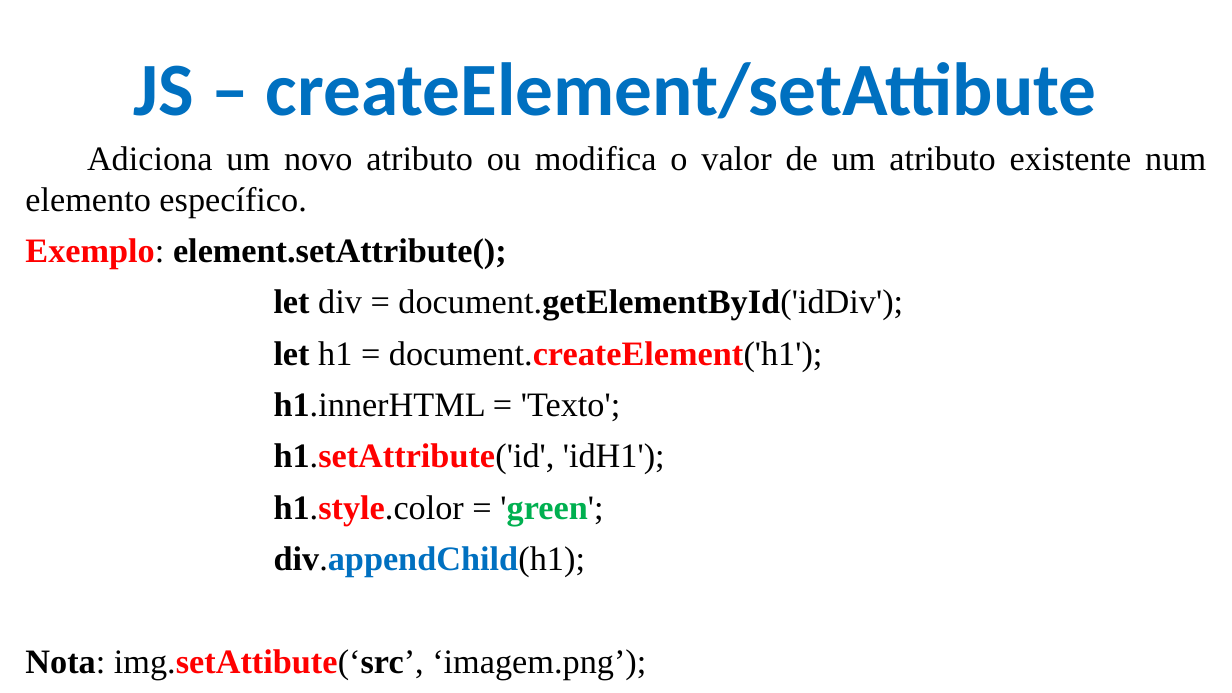
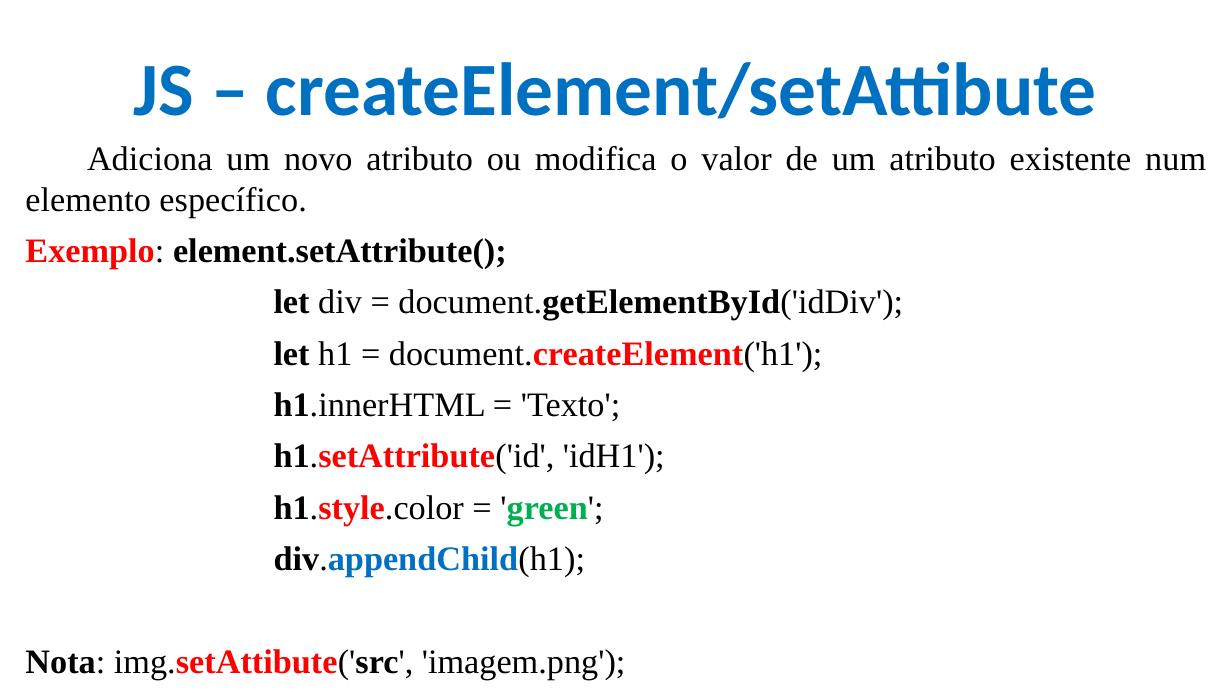
Before and after one commit to CloudEducationBrazil/WydenDesenvolvimentoWebPHP, a slide deck: slide 36 of 01 Classes/Aula 10 Desenvolvimento Web PHP - JS.pptx. Drawn at 1232x693 pixels with LibreOffice and Linux fonts; fonts in the diff are those of the drawing; background and template pictures are left out. Boxes give left, top, right and bottom in pixels: in the first picture for what was removed or moved away, otherwise in the second. Text is boxed around its words. In the diff, an @@ line names an element or a change of style, - is before the commit and + after.

Commit message:
Ajustes slides 11102023

```diff
--- a/01 Classes/Aula 10 Desenvolvimento Web PHP - JS.pptx
+++ b/01 Classes/Aula 10 Desenvolvimento Web PHP - JS.pptx
@@ text at (25,649,626,680): text changed @@
-Nota: img.setAttibute(‘src’, ‘imagem.png’);
+Nota: img.setAttibute('src', 'imagem.png');
```
